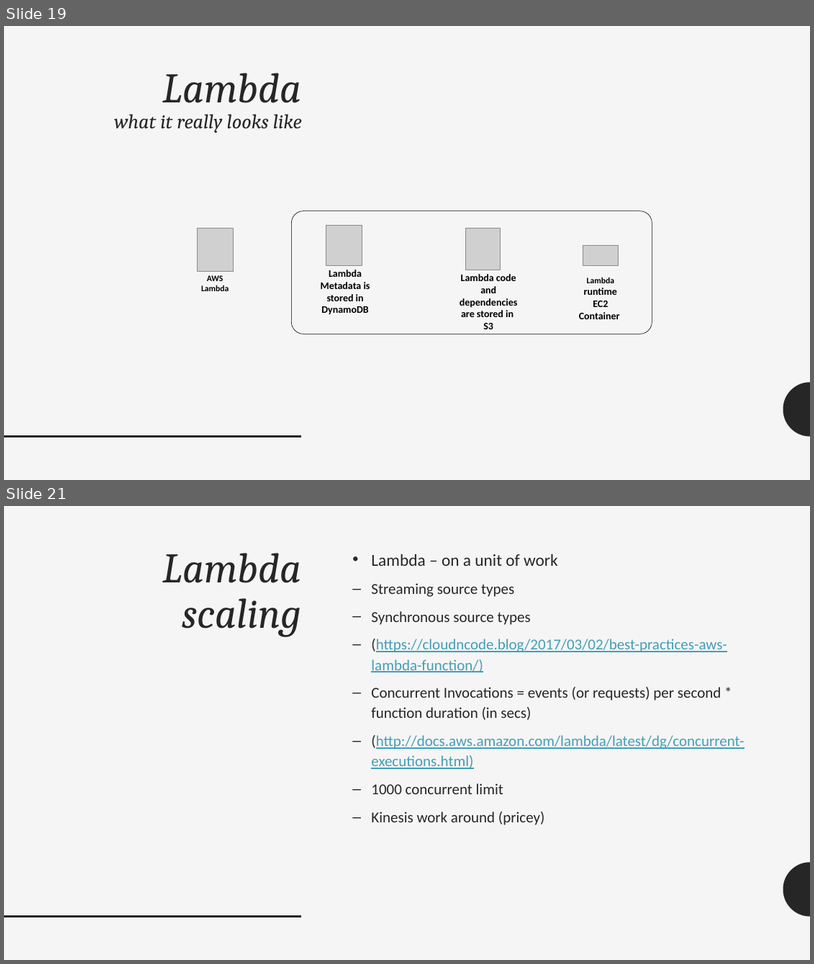
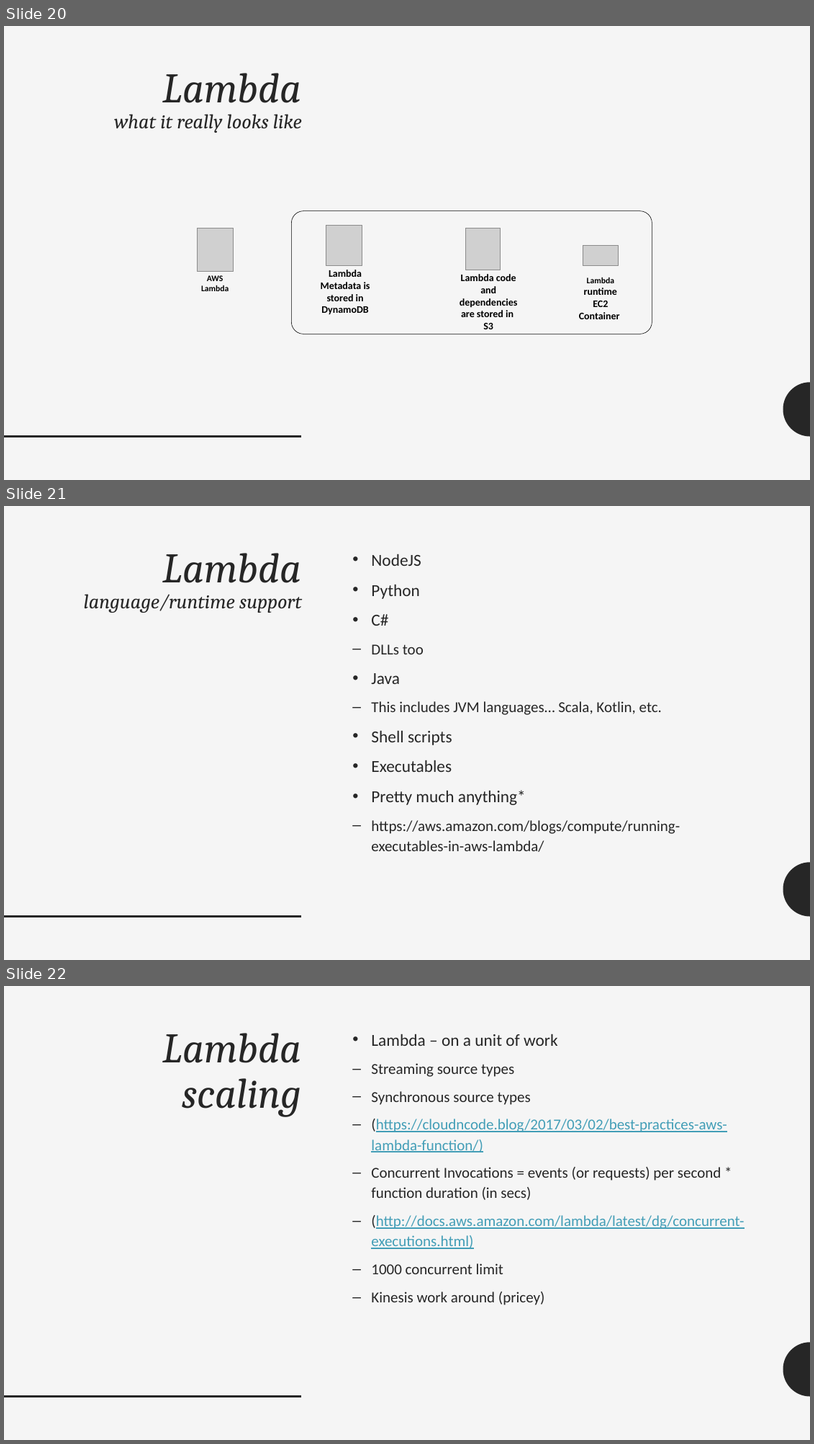
Before and after one commit to adrianpomilio/going-serverless, a slide deck: going-serverless-2017.pptx. Shown one above the other, each under a label of ours: slides 19 and 21 before the commit, slides 20, 21 and 22 after it; the slides between them are not shown. The pictures are 814x964 and 814x1444 pixels, drawn with LibreOffice and Linux fonts; fonts in the diff are those of the drawing; grey boxes stand for pictures. Boxes give left, top, right and bottom in pixels: in the first picture for what was removed or moved away, otherwise in the second. Text is boxed around its words. In the diff, an @@ line names an element or a change of style, - is before the commit and + after.

Commit message:
adding lambda details, red pill, rabbit hole

```diff
--- a/going-serverless-2017.pptx
+++ b/going-serverless-2017.pptx
@@ slide 21 added at bbox=[4, 506, 810, 960], background #F5F5F5; not listed: 2 template elements that a slide beside it also shows @@
@@ title added at bbox=[84, 553, 302, 613], 24 pt, text #262626, italic @@
+Lambda
+language/runtime support
@@ text added at bbox=[371, 554, 680, 852], 18 pt, text #262626 @@
+• NodeJS
+• Python
+• C#
+  – DLLs too
+• Java
+  – This includes JVM languages… Scala, Kotlin, etc.
+• Shell scripts
+• Executables
+• Pretty much anything*
+  – https://aws.amazon.com/blogs/compute/running-executables-in-aws-lambda/
@@ what was slide 19 is now slide 20 @@
@@ what was slide 21 is now slide 22 @@
```
Also in this commit, not shown: 1 other slide added, 1 slide removed.
